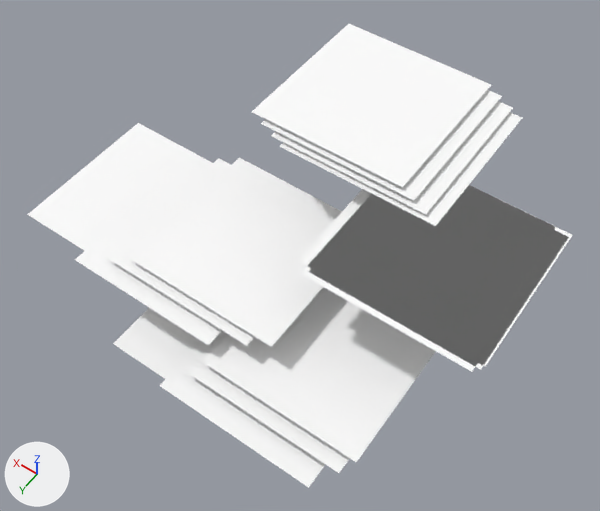
The glTF model public/3d/meffect/model__meffect__meffect.ofs_743_0/ef_743.gltf as it was, and as the next commit left it.
Before and after are seen from a 50 mm lens placed at (0.073, 0.969, 1.726), pointed at (0.939, -0.243, -0.178). Arrows for +X, +Y and +Z are at lower left; the lights stay in place. The picture after the commit comes second.

Script lines for the objects in view, before the commit:
```python
mat_ef_ef_pc_1 = principled_material('ef_ef_pc_1')
mat_ef_ef_pc_1.base_color = (1.0, 1.0, 1.0)  # white #ffffff
mat_ef_ef_pc_1.roughness = 1.0
me_ef_743 = bpy.data.meshes.new('ef_743')
me_ef_743.from_pydata(...)  # 64 vertices, 32 faces; spans x 0.304..1.722, y -0.896..0.277, z -0.321..0.117
me_ef_743.materials.append(mat_ef_ef_pc_1)  # white #ffffff
ob_ef_743 = bpy.data.objects.new('ef_743', me_ef_743)
ob_ef_743.location = (0.0, 0.0, 0.0)
```
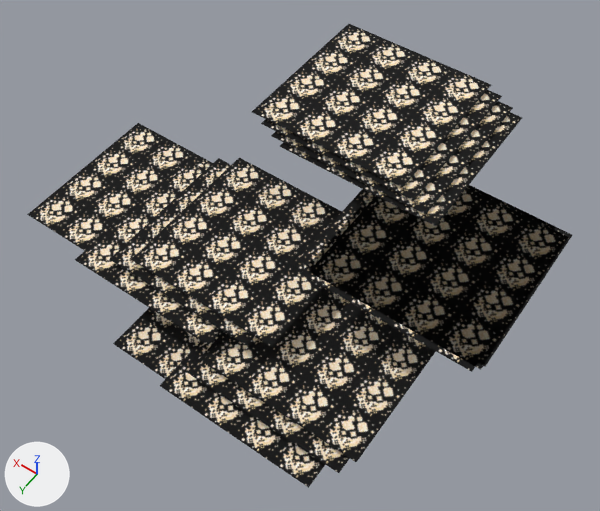
The edits, one by one:
Picture 'ef_kona3' (img_ef_kona3) is new.
In material 'ef_ef_pc_1' (mat_ef_ef_pc_1), base_color is no longer (1.0, 1.0, 1.0), white #ffffff.
In material 'ef_ef_pc_1' (mat_ef_ef_pc_1), texture is now set to img_ef_kona3.

Location of each change, (x1, y1, x2, y2) in pixels of the pictures (600 x 511 px):
'ef_743', surface changed (white to black): (27, 24, 572, 488) in both
